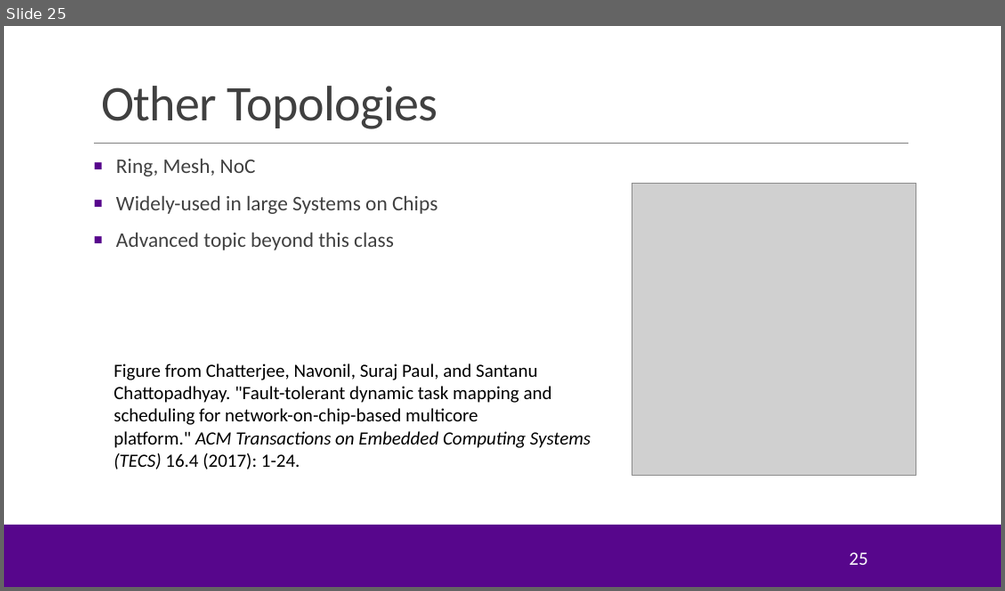
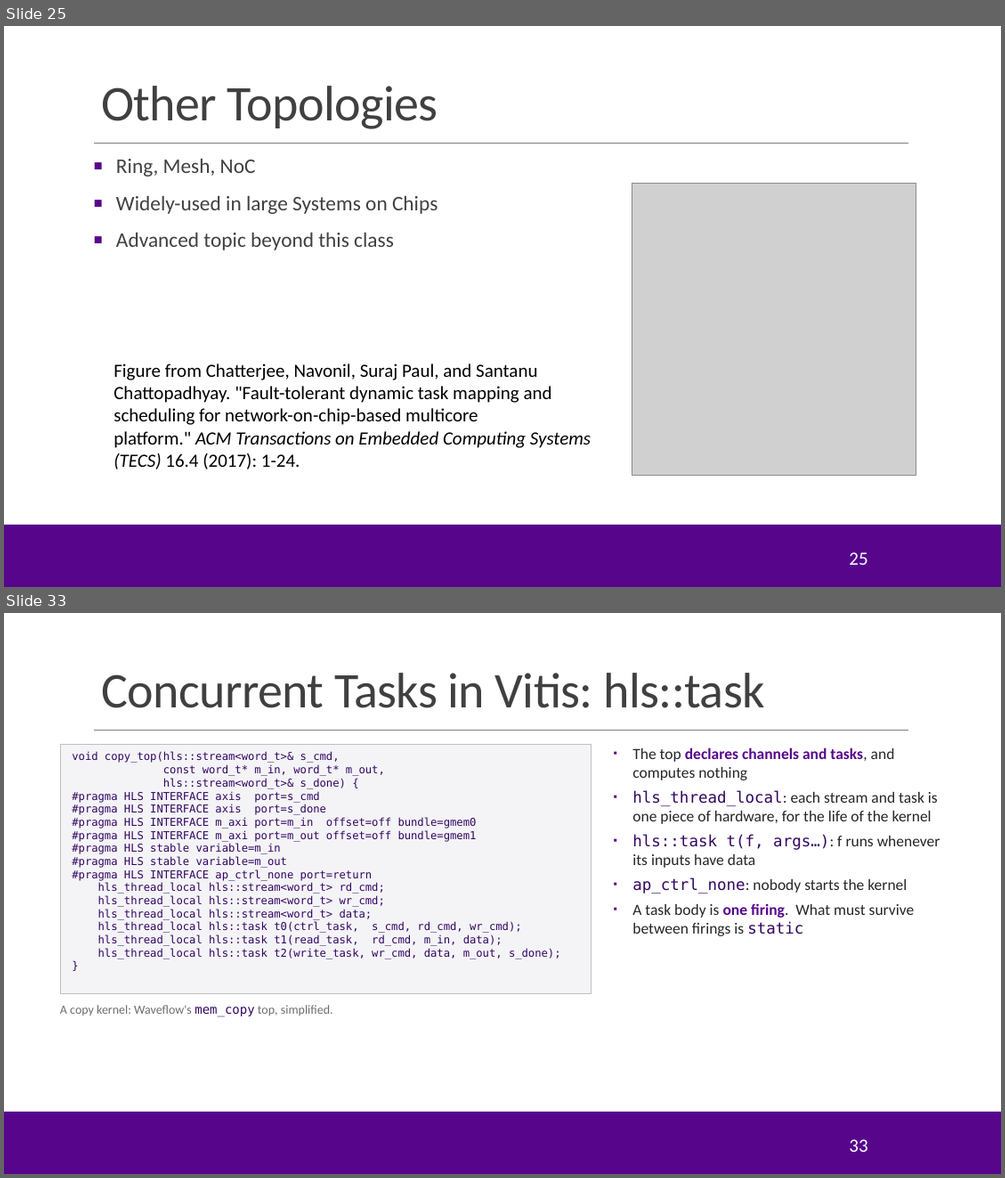
Before and after one commit to sdrangan/hwdesign, a slide deck: units/unit09_sharedmem/sharedmem.pptx. Shown one above the other, each under a label of ours: slide 25 before the commit, slides 25 and 33 after it; the slides between them are not shown. The pictures are 1005x591 and 1005x1178 pixels, drawn with LibreOffice and Linux fonts; fonts in the diff are those of the drawing; grey boxes stand for pictures; background and template pictures are left out. Boxes give left, top, right and bottom in pixels: in the first picture for what was removed or moved away, otherwise in the second. Text is boxed around its words. In the diff, an @@ line names an element or a change of style, - is before the commit and + after.

```diff
--- a/units/unit09_sharedmem/sharedmem.pptx
+++ b/units/unit09_sharedmem/sharedmem.pptx
@@ slide 33 added at <box>4,613,1001,1174</box>, background #FFFFFF; not listed: 3 template elements that a slide beside it also shows @@
@@ title added at <box>101,673,764,708</box>, 48 pt, text #404040 @@
+Concurrent Tasks in Vitis: hls::task
@@ rectangle added at <box>60,744,591,994</box>, fill #F4F4F7, outline #BFBFBF 0.75 pt, 10.5 pt, text #330662 @@
+void copy_top(hls::stream<word_t>& s_cmd,
+const word_t* m_in, word_t* m_out,
+hls::stream<word_t>& s_done) {
+#pragma HLS INTERFACE axis port=s_cmd
+#pragma HLS INTERFACE axis port=s_done
+#pragma HLS INTERFACE m_axi port=m_in offset=off bundle=gmem0
+#pragma HLS INTERFACE m_axi port=m_out offset=off bundle=gmem1
+#pragma HLS stable variable=m_in
+#pragma HLS stable variable=m_out
+#pragma HLS INTERFACE ap_ctrl_none port=return
+hls_thread_local hls::stream<word_t> rd_cmd;
+hls_thread_local hls::stream<word_t> wr_cmd;
+hls_thread_local hls::stream<word_t> data;
+hls_thread_local hls::task t0(ctrl_task, s_cmd, rd_cmd, wr_cmd);
+hls_thread_local hls::task t1(read_task, rd_cmd, m_in, data);
+hls_thread_local hls::task t2(write_task, wr_cmd, data, m_out, s_done);
+}
@@ text added at <box>632,747,940,936</box>, 15 pt, text #262626 @@
+▪ The top declares channels and tasks, and computes nothing
+▪ hls_thread_local: each stream and task is one piece of hardware, for the life of the kernel
+▪ hls::task t(f, args…): f runs whenever its inputs have data
+▪ ap_ctrl_none: nobody starts the kernel
+▪ A task body is one firing. What must survive between firings is static
@@ text added at <box>60,1005,333,1017</box>, 12 pt, text #6E6E6E @@
+A copy kernel: Waveflow's mem_copy top, simplified.
@@ page number added at <box>849,1139,867,1151</box>, 18 pt, text #FFFFFF @@
+33
```
Also in this commit, not shown: 1 slide changed, 23 other slides added, 2 other files.
